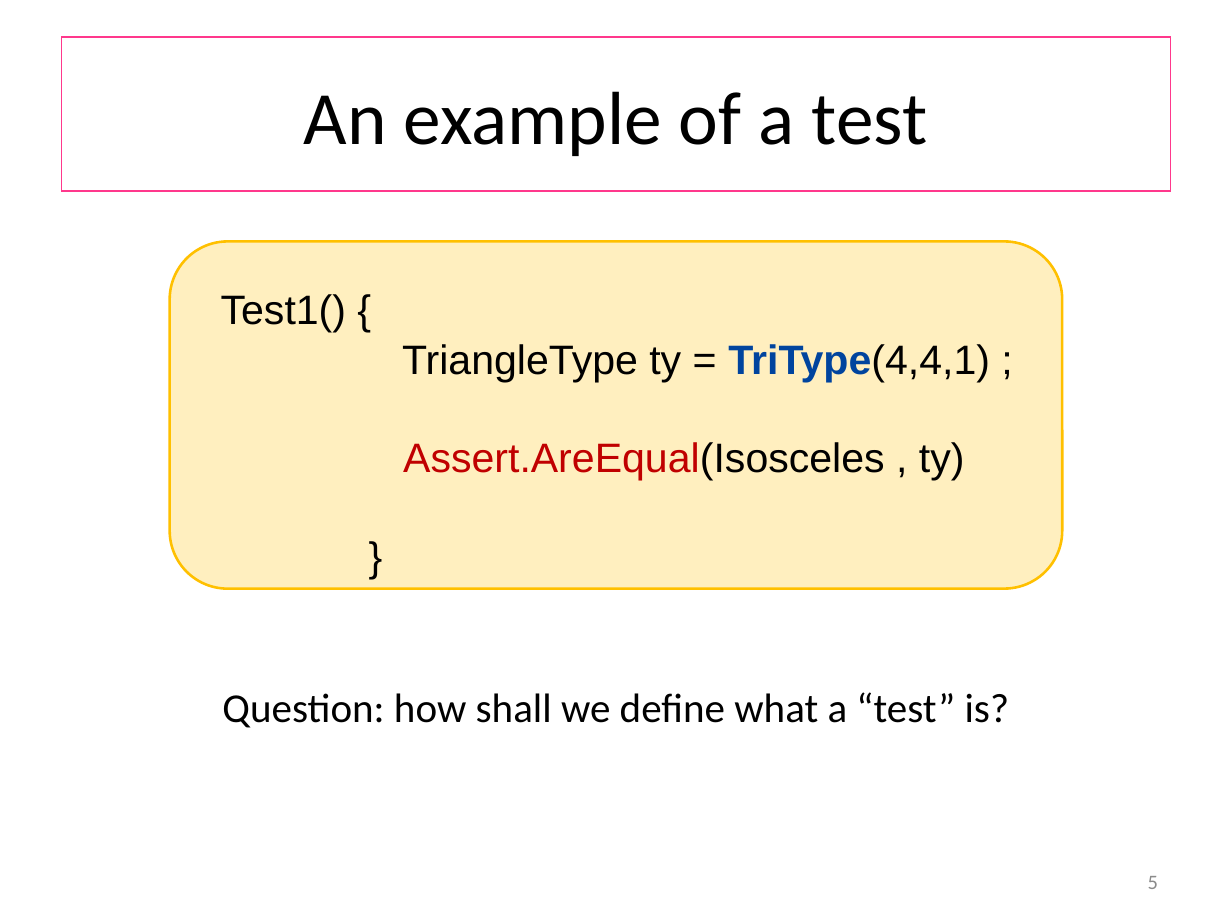
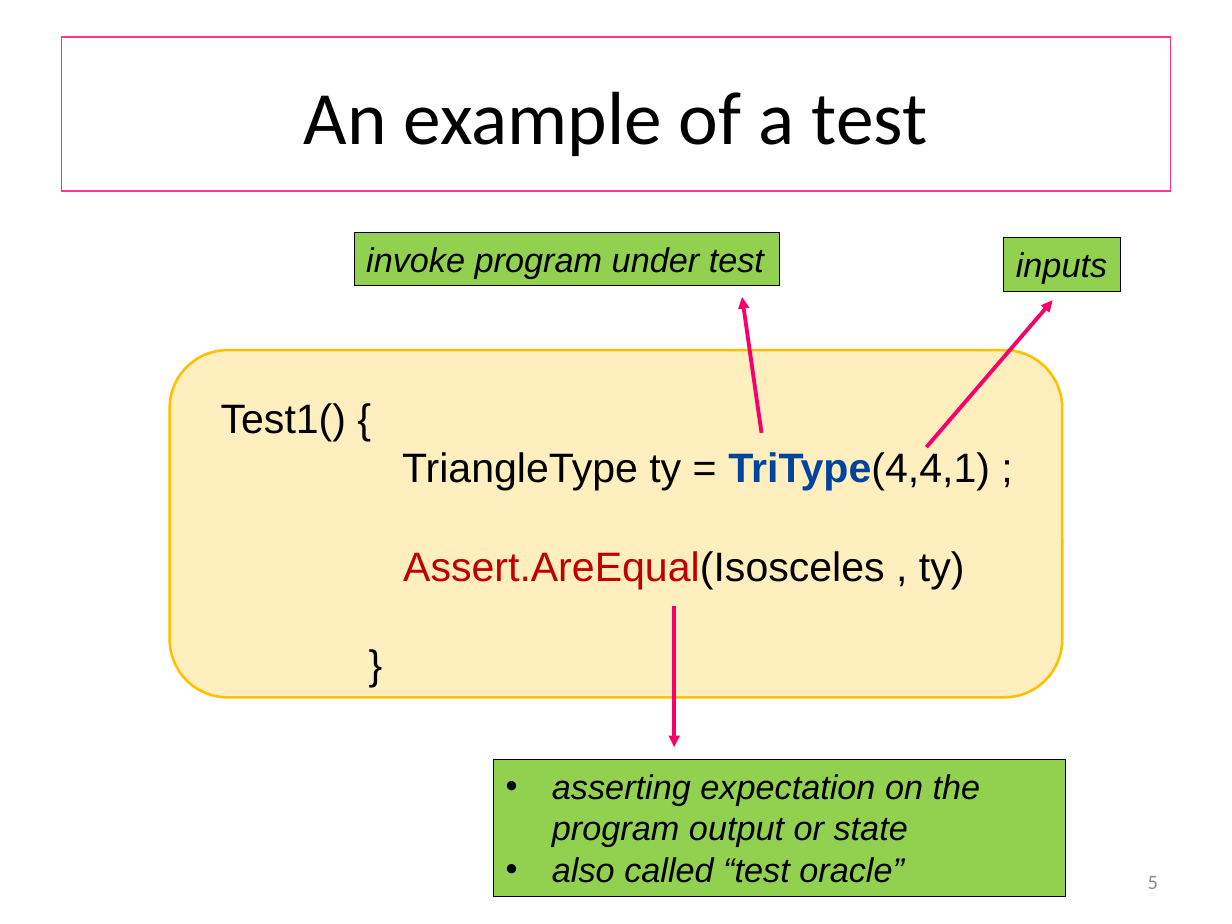
Before and after one commit to wooshrow/b3stv, a slide deck: slide 5 of slides/ut.pptx. Drawn at 1232x924 pixels with LibreOffice and Linux fonts; fonts in the diff are those of the drawing. Boxes give left, top, right and bottom in pixels: in the first picture for what was removed or moved away, otherwise in the second. Text is boxed around its words. In the diff, an @@ line names an element or a change of style, - is before the commit and + after.

```diff
--- a/slides/ut.pptx
+++ b/slides/ut.pptx
@@ rectangle added at (354,232,780,286), fill #92D050, outline #000000 0.75 pt, 20 pt, text #000000, italic @@
+invoke program under test
@@ rectangle added at (1004,238,1121,292), fill #92D050, outline #000000 0.75 pt, 20 pt, text #000000, italic @@
+inputs
@@ arrow added from (761, 432) to (742, 297), #F90069 2.25 pt @@
@@ arrow added from (926, 447) to (1052, 301), #F90069 2.25 pt @@
@@ rounded rectangle: place and size @@
-rounded rectangle at (170,241,1062,589)
+rounded rectangle at (170,350,1062,697)
@@ text "Test1() {": place and size @@
-text "Test1() {" at (221,294,990,480)
+text "Test1() {" at (221,403,990,589)
@@ arrow added from (674, 606) to (674, 747), #F90069 2.25 pt @@
@@ text removed at (222,692,1009,728) @@
-Question: how shall we define what a “test” is?
@@ rectangle added at (494,760,1067,897), fill #92D050, outline #000000 0.75 pt, 20 pt, text #000000, italic @@
+• asserting expectation on the program output or state
+• also called “test oracle”
```
Also in this commit, not shown: 14 other slides changed, 2 slides added, 7 other files.
